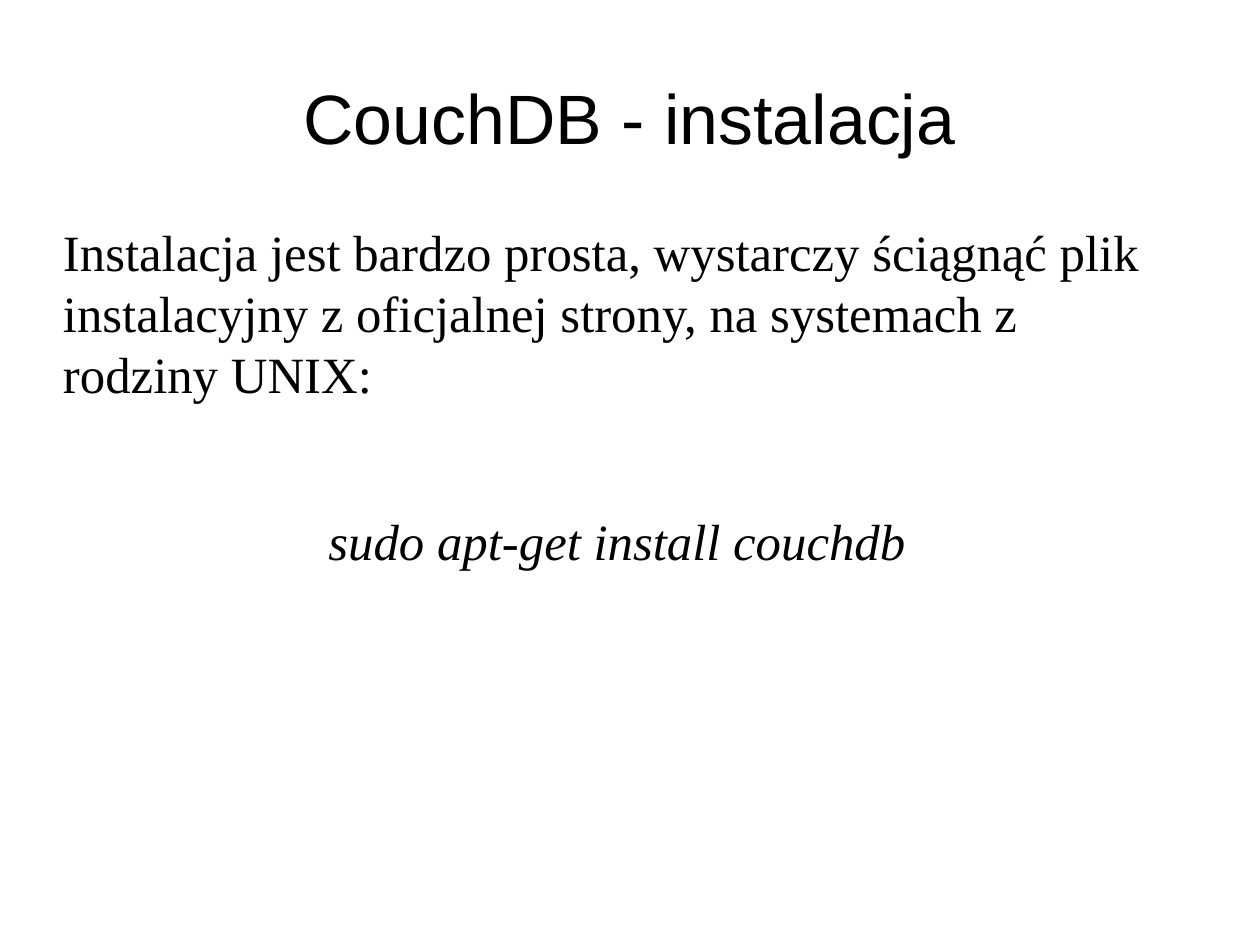
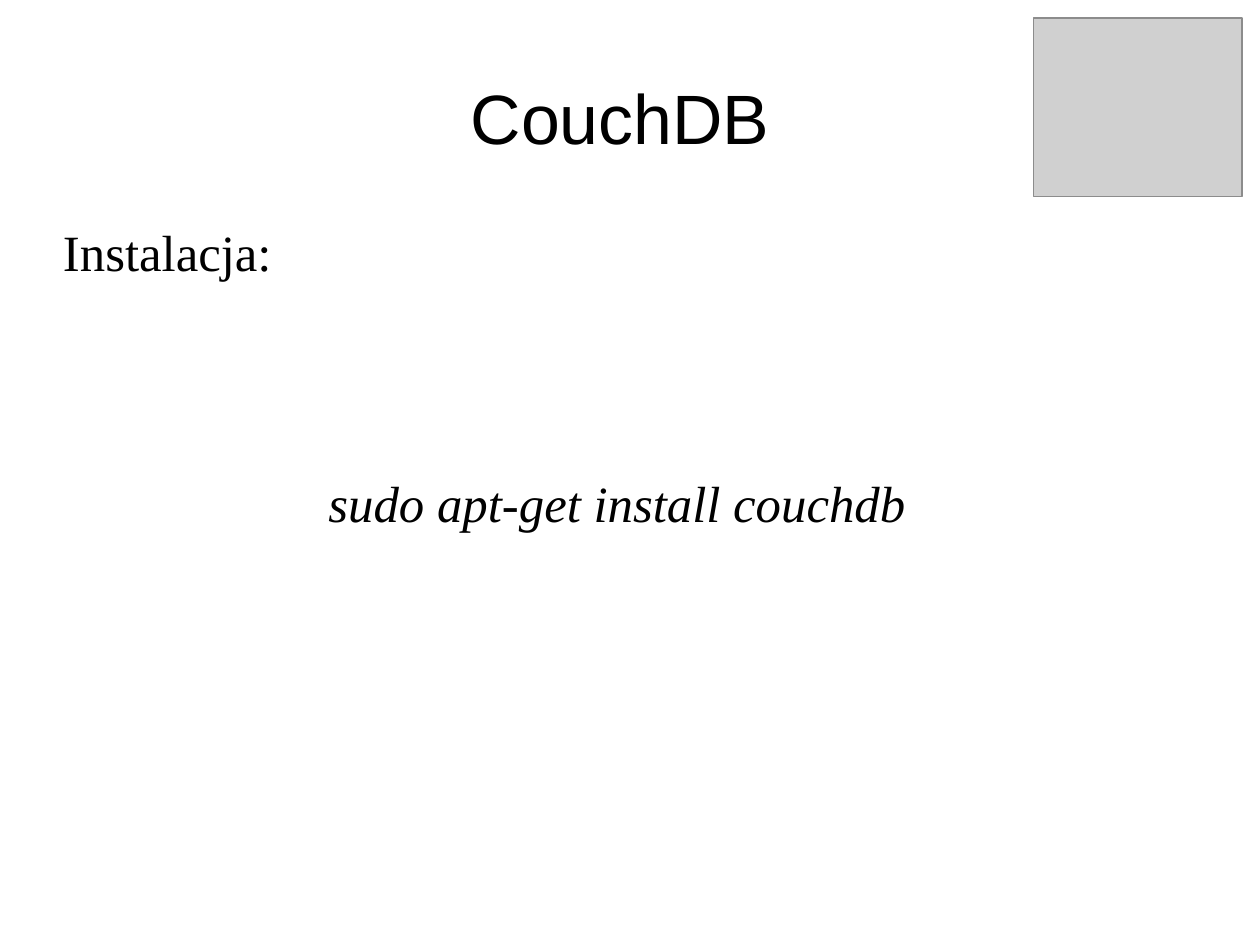
Before and after one commit to pawnow/ProjektErlang, a slide deck: slide 4 of prezentacja.odp. Drawn at 1260x945 pixels with LibreOffice and Linux fonts; fonts in the diff are those of the drawing; grey boxes stand for pictures. Boxes give left, top, right and bottom in pixels: in the first picture for what was removed or moved away, otherwise in the second. Text is boxed around its words. In the diff, an @@ line names an element or a change of style, - is before the commit and + after.

```diff
--- a/prezentacja.odp
+++ b/prezentacja.odp
@@ picture added at (1034,18,1242,197) @@
@@ title at (471,93,770,145): text changed @@
-CouchDB - instalacja
+CouchDB
@@ text at (63,235,272,282): text changed @@
-Instalacja jest bardzo prosta, wystarczy ściągnąć plik instalacyjny z oficjalnej strony, na systemach z rodziny UNIX:
+Instalacja:
```
Also in this commit, not shown: 10 other slides changed, 4 slides added, 4 slides removed.
